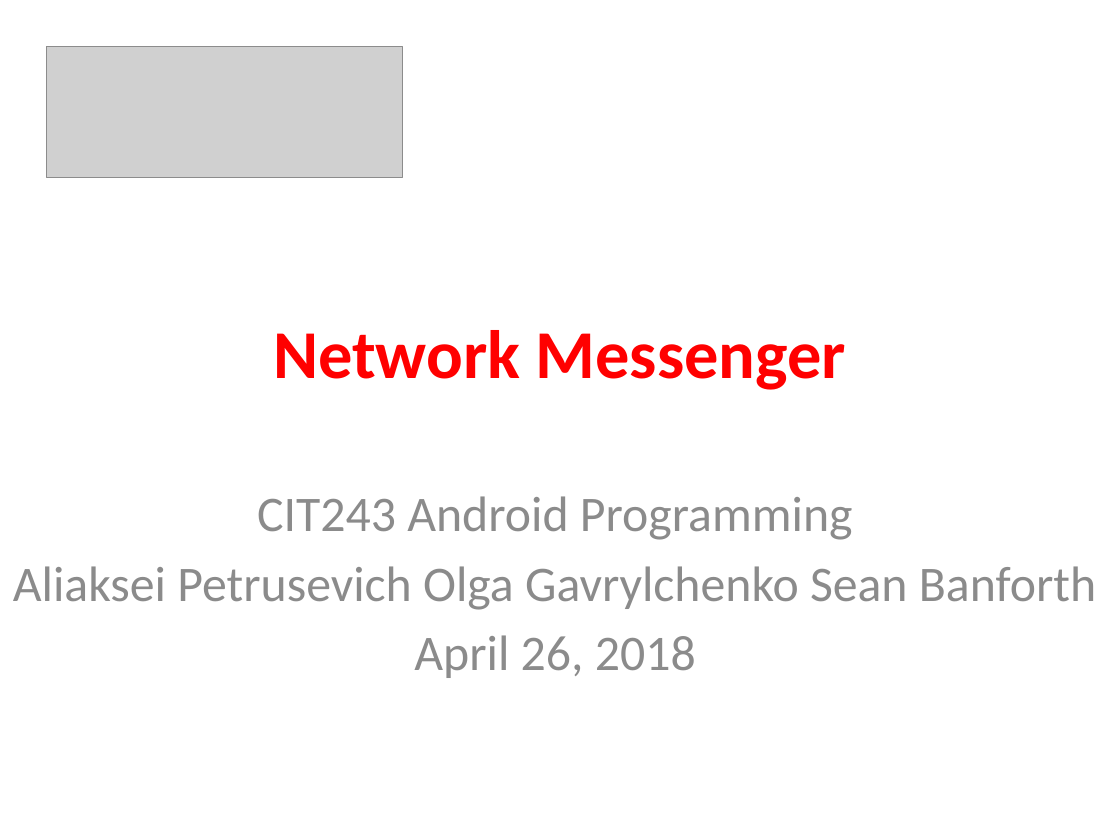
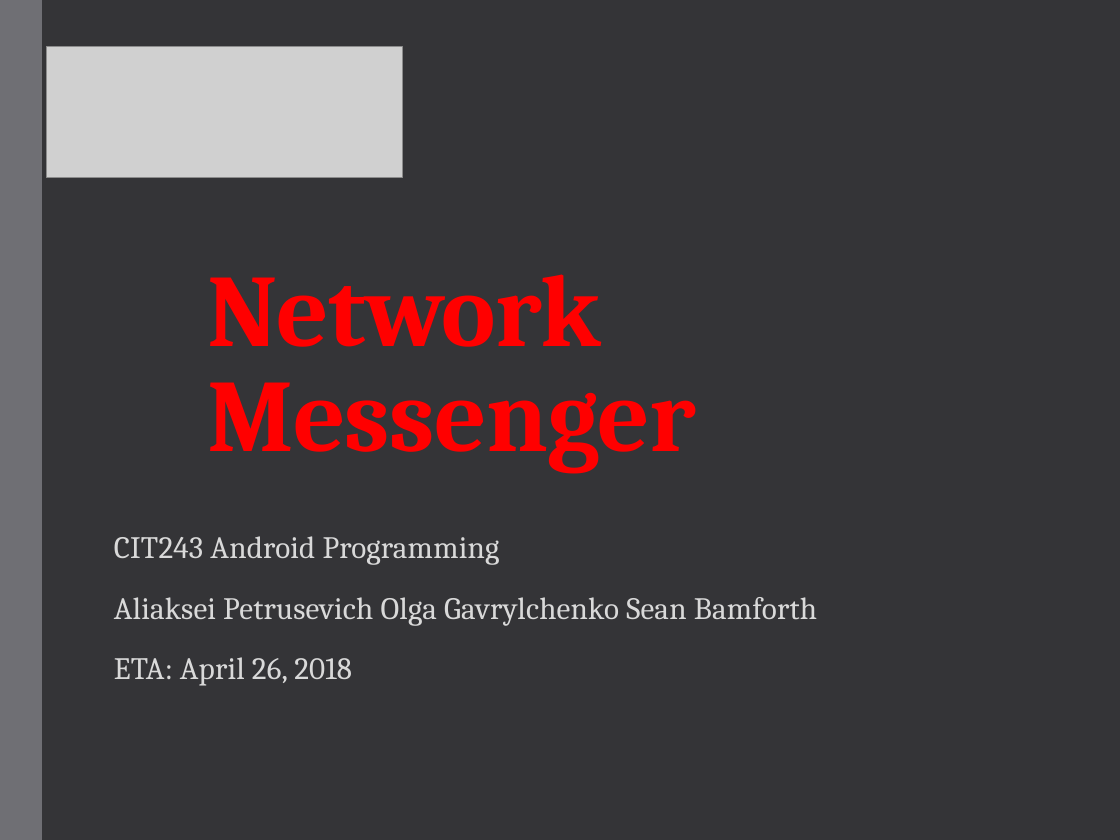
Before and after one commit to OlgaGavrylchenko/Messenger, a slide deck: slide 1 of First_Draft_Presentation.pptx. Drawn at 1120x840 pixels with LibreOffice and Linux fonts; fonts in the diff are those of the drawing; grey boxes stand for pictures. Boxes give left, top, right and bottom in pixels: in the first picture for what was removed or moved away, otherwise in the second. Text is boxed around its words. In the diff, an @@ line names an element or a change of style, - is before the commit and + after.

Commit message:
Architecture slide added
- Added architecture slide
- Changed the Design of the presentation

```diff
--- a/First_Draft_Presentation.pptx
+++ b/First_Draft_Presentation.pptx
@@ background #FFFFFF to #353537 @@
@@ rectangle added at [0,0,43,840], fill #6F6F74 @@
@@ title "Network Messenger": place and size @@
-title "Network Messenger" at [273,330,846,390]
+title "Network Messenger" at [207,274,696,473]
@@ title "Network Messenger" at [207,274,696,473]: size 44 to 66 pt, font Calibri to Cambria, letter spacing 0 to -0.5 pt; alignment centre to left; line spacing 1 to 0.85; vertical alignment middle to bottom @@
@@ subtitle "CIT243 Android Programming": place and size @@
-subtitle "CIT243 Android Programming" at [13,496,1096,678]
+subtitle "CIT243 Android Programming" at [114,536,817,686]
@@ subtitle at [114,536,500,565]: size 32 to 20 pt, font Calibri to Cambria, text colour #8C8C8C to #D9D9D9, letter spacing 0 to 0.1 pt in "CIT243 Android Programming"; alignment centre to left; line spacing 1 to 0.95; more space between paragraphs @@
@@ subtitle at [114,597,817,686]: text changed; size 32 to 20 pt; font Calibri to Cambria; text colour #8C8C8C to #D9D9D9 @@
-Aliaksei Petrusevich Olga Gavrylchenko Sean Banforth
-April 26, 2018
+Aliaksei Petrusevich Olga Gavrylchenko Sean Bamforth
+ETA: April 26, 2018
```
Also in this commit, not shown: 9 other slides changed, 2 other files.
